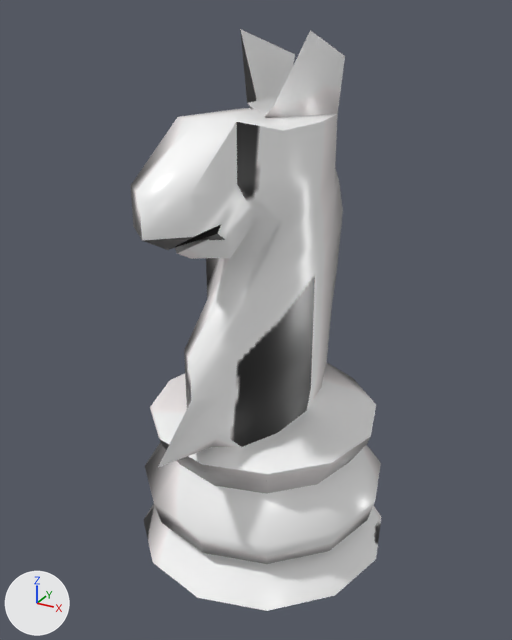
An edit to the FBX model BraveChess/BraveChessContent/Models/White Knight.fbx, drawn before and after from the same camera.
Before and after are seen from a 50 mm camera at (0.0277, -0.0519, 0.0481) aimed at (0.0, -0.0014, 0.0228). The lights are fixed; the arrows at lower left show +X, +Y and +Z. Where no turn or scale is listed for an object, it has been applied to the vertices.

The first picture shows 'Knight_Piece_Untextured:cylinder'.
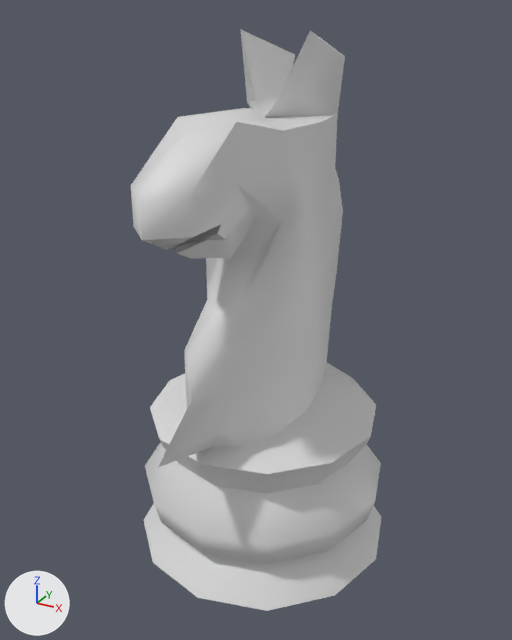
Edits to the scene script, one JSON object a line:
```json
{"op": "add", "block": "mat_lambert", "code": ["mat_lambert = principled_material('Lambert')", "mat_lambert.base_color = (0.7, 0.7, 0.7)  # light grey #dadada"]}
{"block": "me_ncl1_7", "where": "me_ncl1_7.from_pydata(...)  # 334 vertices, 342 faces; spans x -0.0123..0.0123, y -0.0167..0.0144, z -0.02..0.0265"}
{"op": "remove", "block": "me_ncl1_7", "code": "me_ncl1_7.materials.append(mat_phong)  # picture img_whiteknight_bmp"}
{"op": "add", "block": "me_ncl1_7", "code": "me_ncl1_7.materials.append(mat_lambert)  # light grey #dadada"}
```

Boxes [x1, y1, x2, y2] around the edits, measured in the pictures (512 x 640 px):
```json
{"object": "Knight_Piece_Untextured:cylinder", "change": "recoloured", "before": [131, 29, 381, 611], "after": [131, 29, 381, 611]}
```
